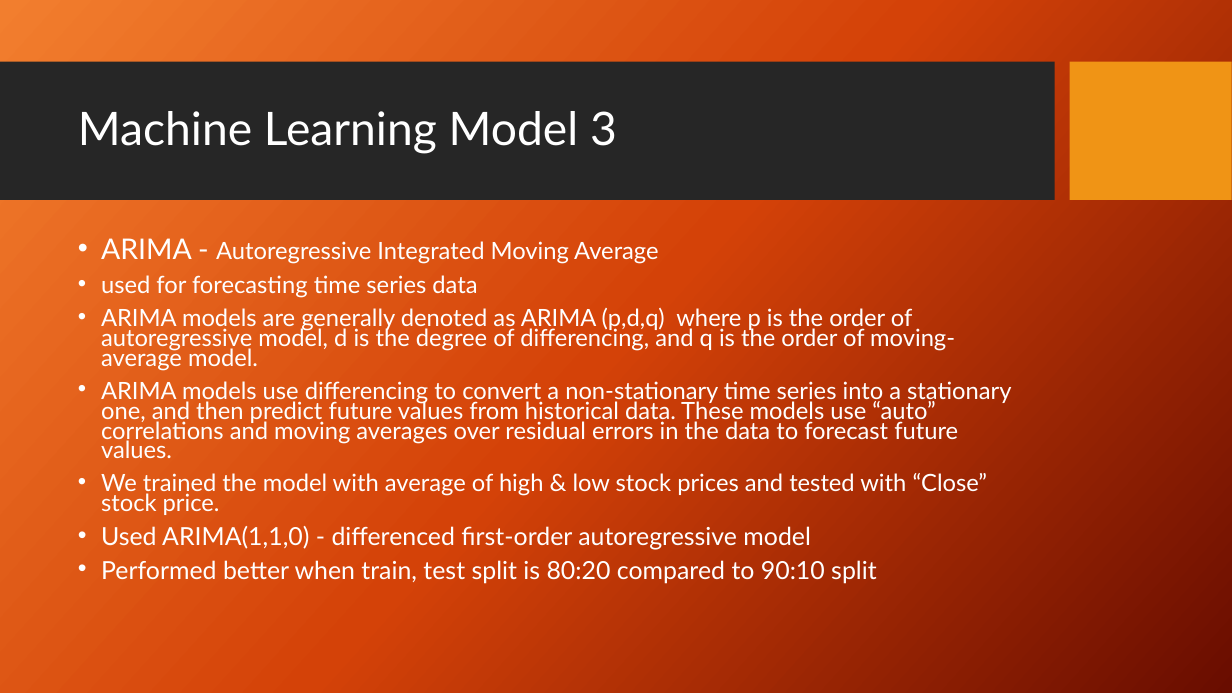
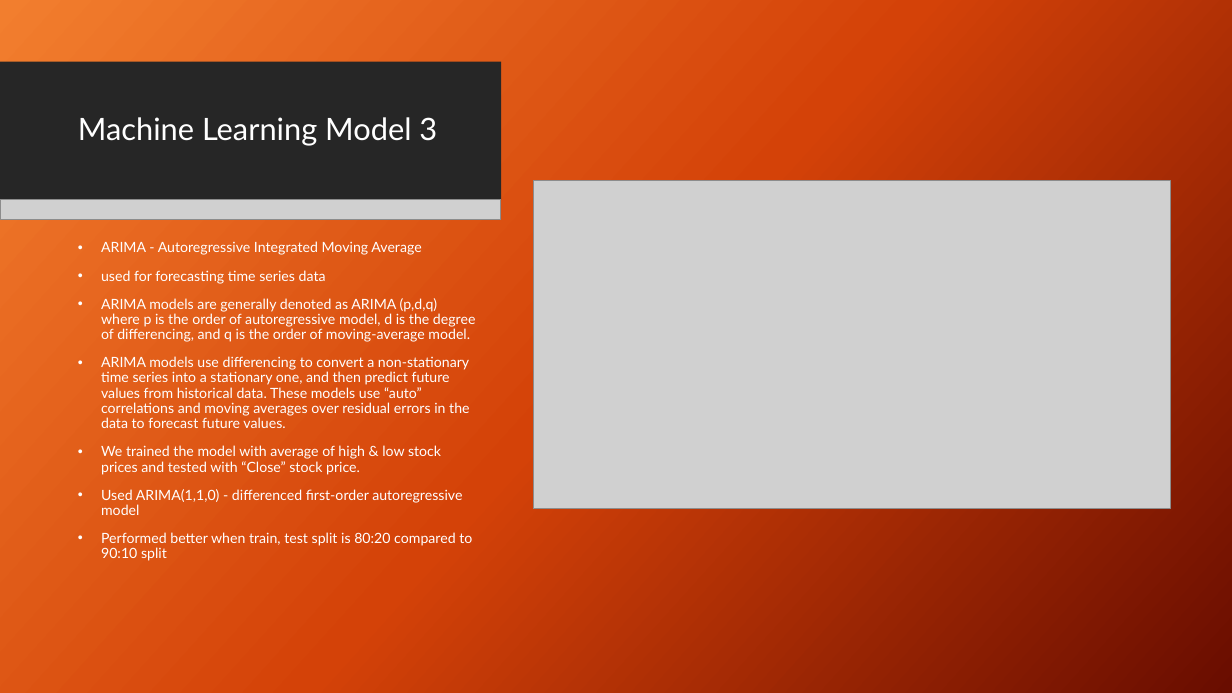
Before and after one commit to helleborus22/Machine-Learning-Project4, a slide deck: slide 7 of Project 4 Group 6 112922.pptx. Drawn at 1232x693 pixels with LibreOffice and Linux fonts; fonts in the diff are those of the drawing; grey boxes stand for pictures; background and template pictures are left out. Boxes give left, top, right and bottom in pixels: in the first picture for what was removed or moved away, otherwise in the second. Text is boxed around its words. In the diff, an @@ line names an element or a change of style, - is before the commit and + after.

```diff
--- a/Project 4 Group 6 112922.pptx
+++ b/Project 4 Group 6 112922.pptx
@@ rectangle added at box(0, 0, 1232, 693), fill gradient #F18031 to #D54209 to #6A0D00 @@
@@ rectangle added at box(0, 62, 501, 201), fill #262626 @@
@@ title "Machine Learning Model 3" at box(78, 117, 437, 146): size 36 to 24 pt @@
@@ picture added at box(0, 199, 501, 219) @@
@@ picture added at box(533, 181, 1170, 509) @@
@@ text "ARIMA - Autoregressive Integrated Moving ..." at box(101, 241, 476, 561): size 22.2 to 11 pt in "ARIMA -"; size 18.5 to 11 pt in "Autoregressive Integrated Moving Average", "used for forecasting time series data", "ARIMA models are generally denoted as ARIMA ...", "ARIMA models use differencing to convert a ..." and 1 more places; size 19.4 to 11 pt in "Used ARIMA(1,1,0) - differenced first-order autoregressive m ...", "Performed better when train, test split is ..."; line spacing 0.7 to 0.9 @@
```
Also in this commit, not shown: 7 other slides changed, 1 slide added, 2 slides removed.
